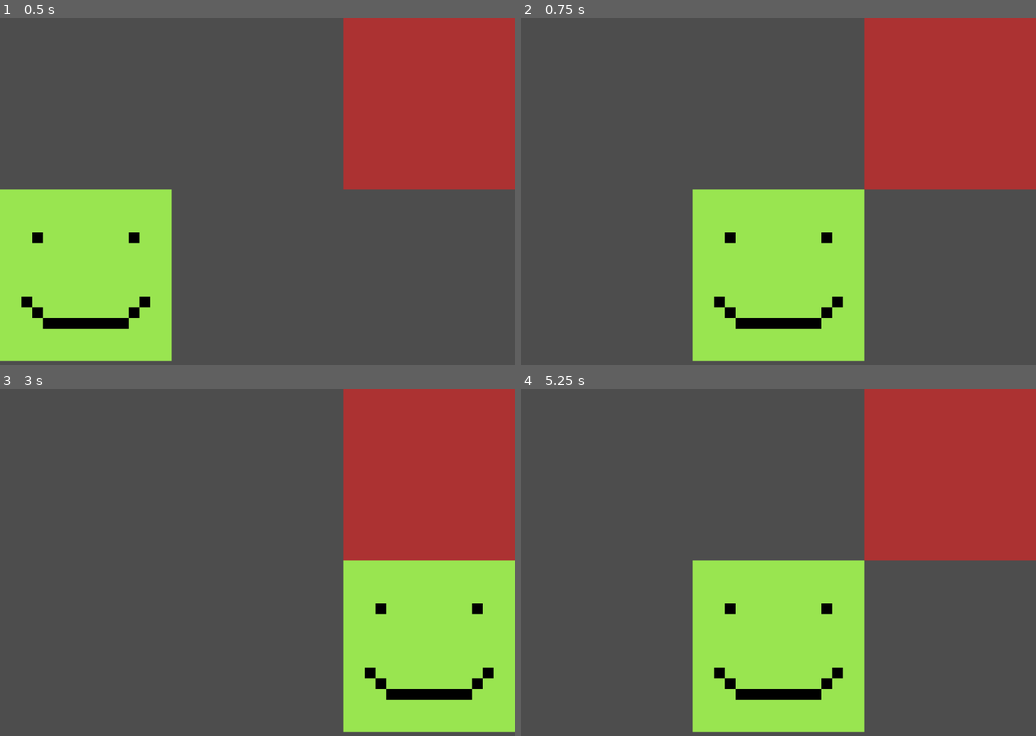
Above: before the commit, frames 1-4 (two rows, left to right).
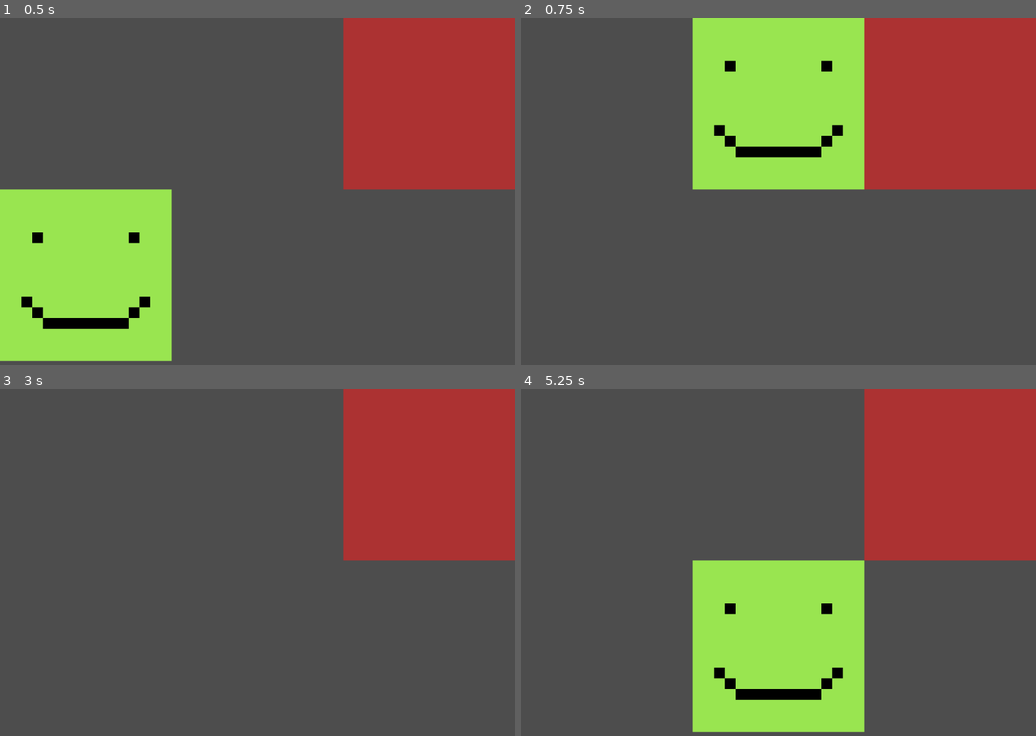
Above: after the commit, the same moments.

Repository: SturmEnte/simple-game-ai
Game: Godot game, scene res://main.tscn
Two runs of this game, one before a commit and one after it. Both use one fixed random seed, a clock stepped at 60 frames per second and the inputs below.
Inputs:
- Up to frame 1 (0.5 s): no input
- Up to frame 2 (0.75 s): tap Enter at 0.5 s; hold Right (ui_right) from 0.53 s (still down)
- Up to frame 3 (3 s): tap Space at 1.25, 2.75 s; release Right (ui_right) at 1.28 s; hold Down (ui_down) 1.28-2.03 s; tap Enter at 2 s; hold Right (ui_right) 2.03-2.78 s; hold Up (ui_up) from 2.78 s (still down)
- Up to frame 4 (5.25 s): tap Enter at 3.5 s; release Up (ui_up) at 3.53 s; hold Left (ui_left) 3.53-5.03 s; tap Space at 4.25 s; hold Down (ui_down) from 5.03 s (still down)

Frame 1 is identical in both runs. In frame 2, 33% of the frame differs, in the area x 33-67%, y 0-99%; in frame 3, 17%; in frame 4, nothing differs.

Commit message:
Added up and down movement and made the script more scalable

Diff:
--- a/game/Player.gd
+++ b/game/Player.gd
@@ -1,10 +1,18 @@
 extends Sprite2D
 
+# Old
 var pos1 = 160
 var pos2 = 160 * 3
 var pos3 = 160 * 5
 
 var pos = 1
+
+# New position system
+var fields_x = 3
+var fields_y = 3
+
+var pos_x = 1
+var pos_y = 1
 
 # Called when the node enters the scene tree for the first time.
 func _ready():
@@ -16,26 +24,60 @@
 	pass
 
 func _input(event):
+	var x = 0
+	var y = 0
+
 	if Input.is_action_just_pressed("ui_left"):
-		move(-1)
+		x -= 1
 	if Input.is_action_just_pressed("ui_right"):
-		move(1)
+		x += 1
+	if Input.is_action_just_pressed("ui_up"):
+		y += 1
+	if Input.is_action_just_pressed("ui_down"):
+		y -= 1
 
-func move(direction):
-	if(direction < 0):
-		if(pos == 1):
-			return
-		pos -= 1
-	if(direction > 0):
-		if(pos == 3):
-			return
-		pos += 1
+	move(x, y)
+
+# dir_x: x-Direction - negative: left, positive: right
+# dir_y: y-Direction - negativ: down, positive: up
+func move(dir_x, dir_y):
+	# Left
+	if dir_x < 0 and pos_x > 1:
+		pos_x -= 1
+
+	# Right
+	if dir_x > 0 and pos_x < fields_x:
+		pos_x += 1
+
+	# Down
+	if dir_y < 0 and pos_y < fields_y:
+		pos_y += 1
+
+	# Up
+	if dir_y > 0 and pos_y > 1:
+		pos_y -= 1
+
 	update_position()
 
 func update_position():
-	if(pos == 1):
-		position.x = pos1
-	elif(pos == 2):
-		position.x = pos2
-	elif(pos == 3):
-		position.x = pos3
+	position = Vector2((texture.get_width() * scale.x / 2) + (pos_x - 1) * texture.get_width() * scale.x, (texture.get_height() * scale.y / 2) + (pos_y - 1) * texture.get_height() * scale.y)
+
+# Old
+#func move(direction):
+	#if(direction < 0):
+		#if(pos == 1):
+			#return
+		#pos -= 1
+	#if(direction > 0):
+		#if(pos == 3):
+			#return
+		#pos += 1
+	#update_position()
+
+#func update_position():
+	#if(pos == 1):
+		#position.x = pos1
+	#elif(pos == 2):
+		#position.x = pos2
+	#elif(pos == 3):
+		#position.x = pos3
